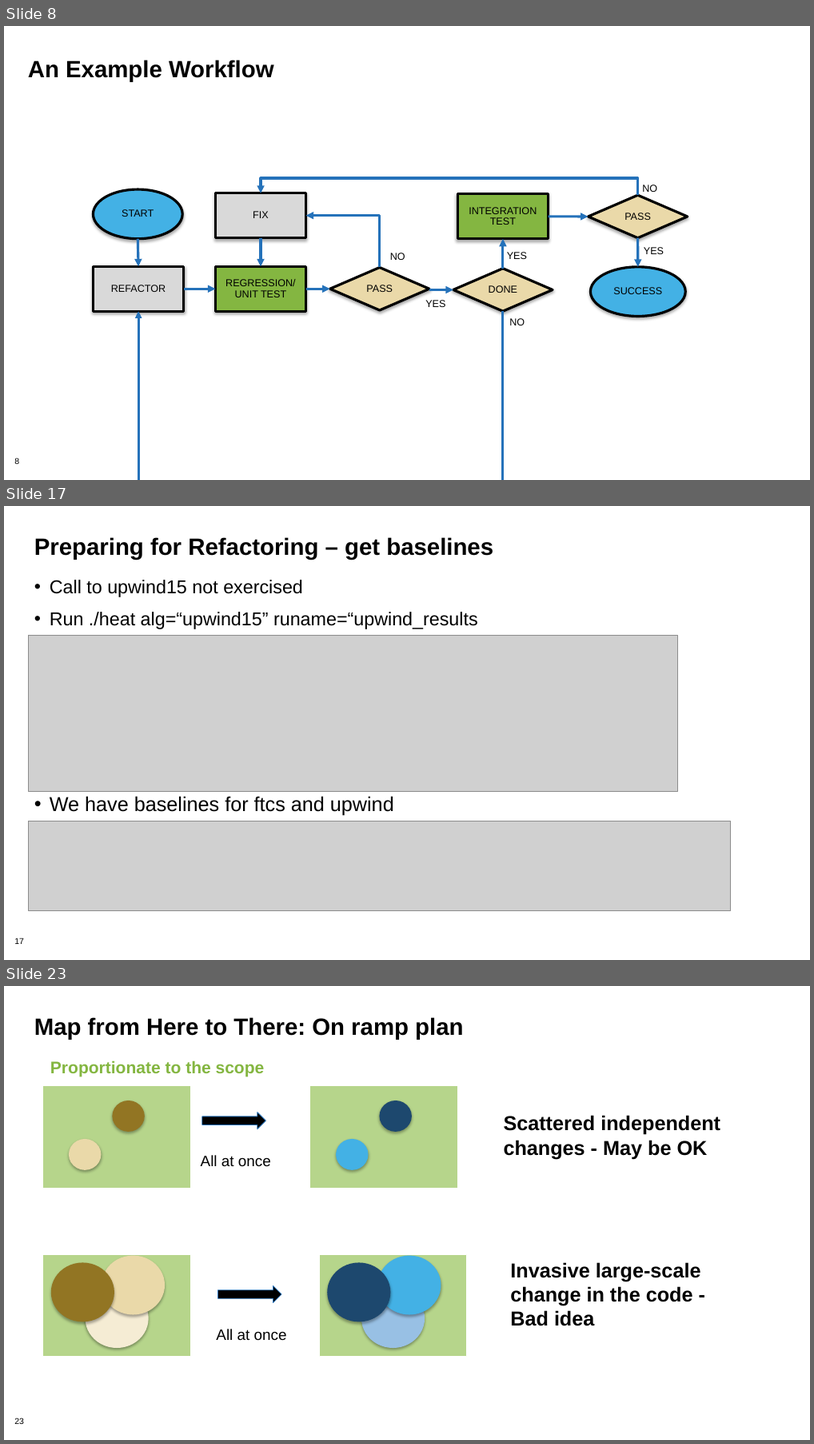
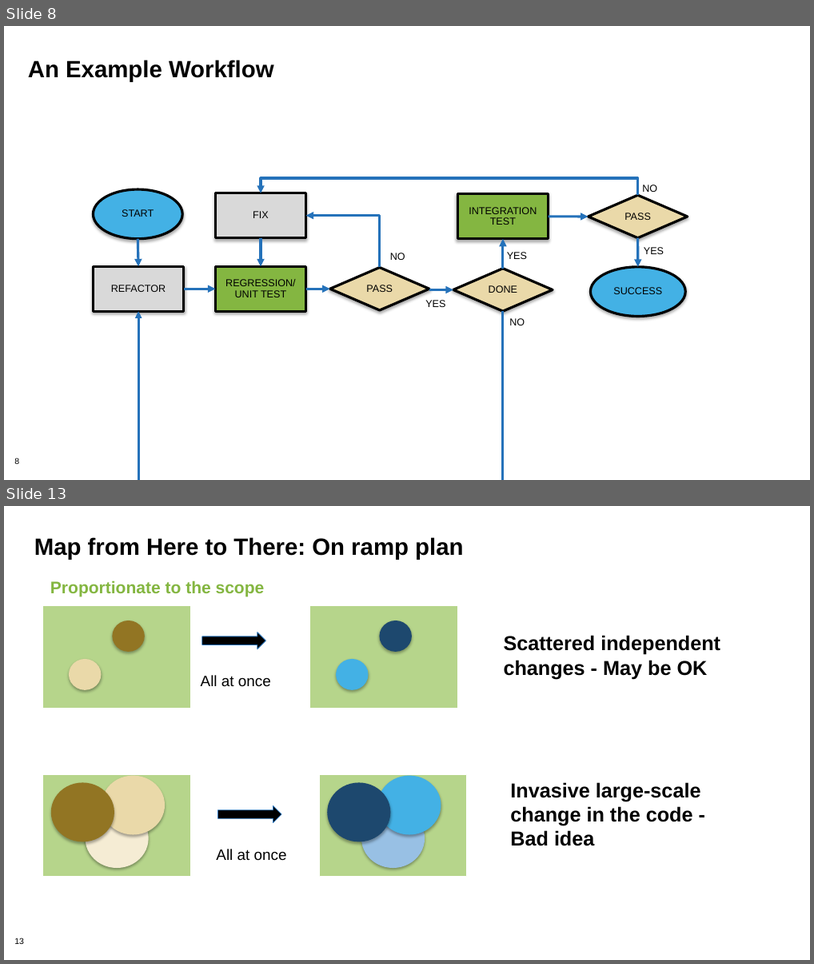
Before and after one commit to bssw-tutorial/presentations, a slide deck: refactoring.pptx. Shown one above the other, each under a label of ours: slides 8, 17 and 23 before the commit, slides 8 and 13 after it; the slides between them are not shown. The pictures are 814x1444 and 814x964 pixels, drawn with LibreOffice and Linux fonts; fonts in the diff are those of the drawing; grey boxes stand for pictures. Boxes give left, top, right and bottom in pixels: in the first picture for what was removed or moved away, otherwise in the second. Text is boxed around its words. In the diff, an @@ line names an element or a change of style, - is before the commit and + after.

Commit message:
redid refactoring

```diff
--- a/refactoring.pptx
+++ b/refactoring.pptx
@@ slide 17 removed at box(4, 506, 810, 960), background #FFFFFF; not listed: 1 template element that a slide beside it also shows @@
@@ title removed at box(34, 537, 494, 560) @@
-Preparing for Refactoring – get baselines
@@ text removed at box(50, 580, 478, 629) @@
-• Call to upwind15 not exercised
-• Run ./heat alg=“upwind15” runame=“upwind_results
@@ picture removed at box(28, 635, 678, 791) @@
@@ text removed at box(50, 796, 394, 816) @@
-• We have baselines for ftcs and upwind
@@ picture removed at box(28, 821, 730, 911) @@
@@ what was slide 23 is now slide 13 @@
@@ page number at box(14, 937, 24, 944): text changed @@
-23
+13
```
Also in this commit, not shown: 4 slides changed, 1 slide added, 10 other slides removed.
